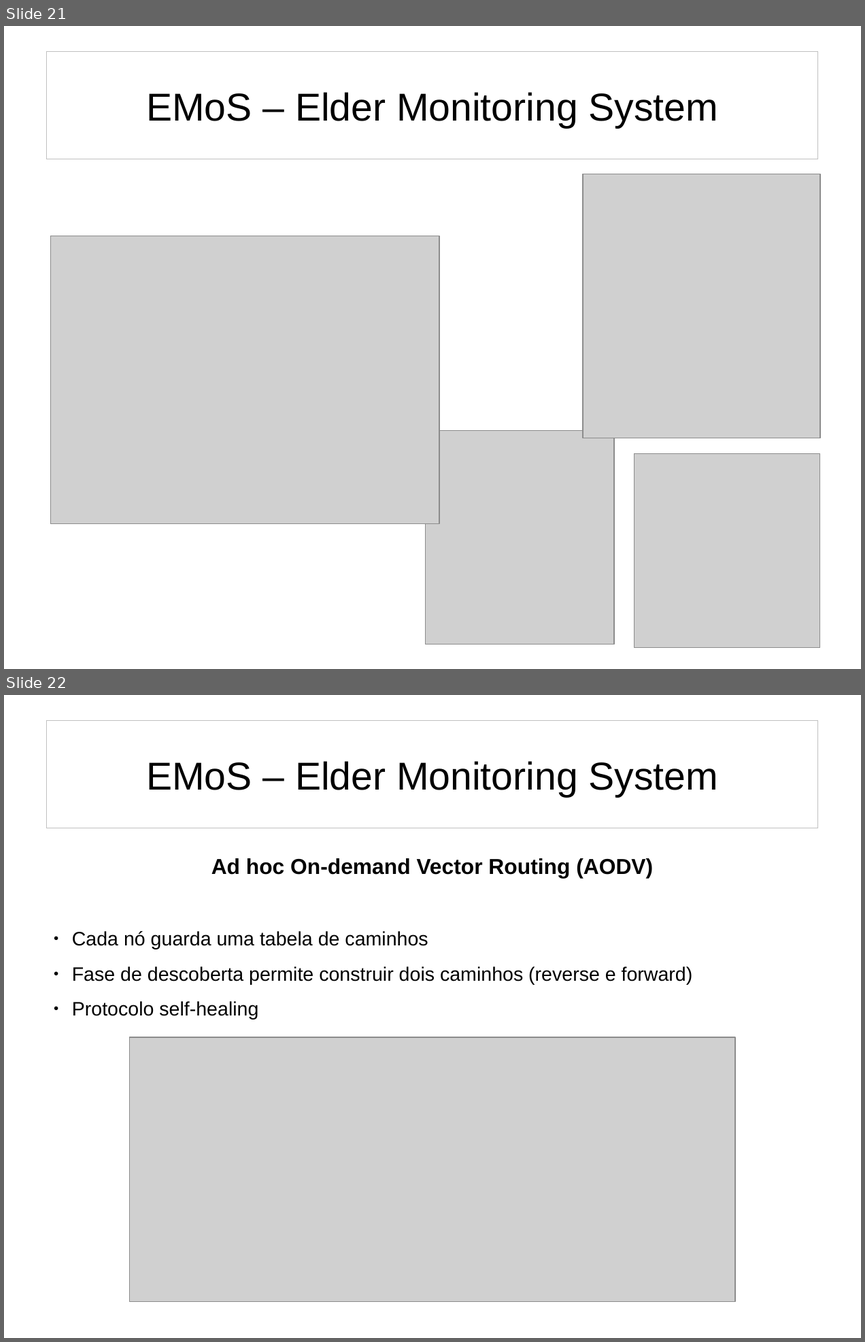
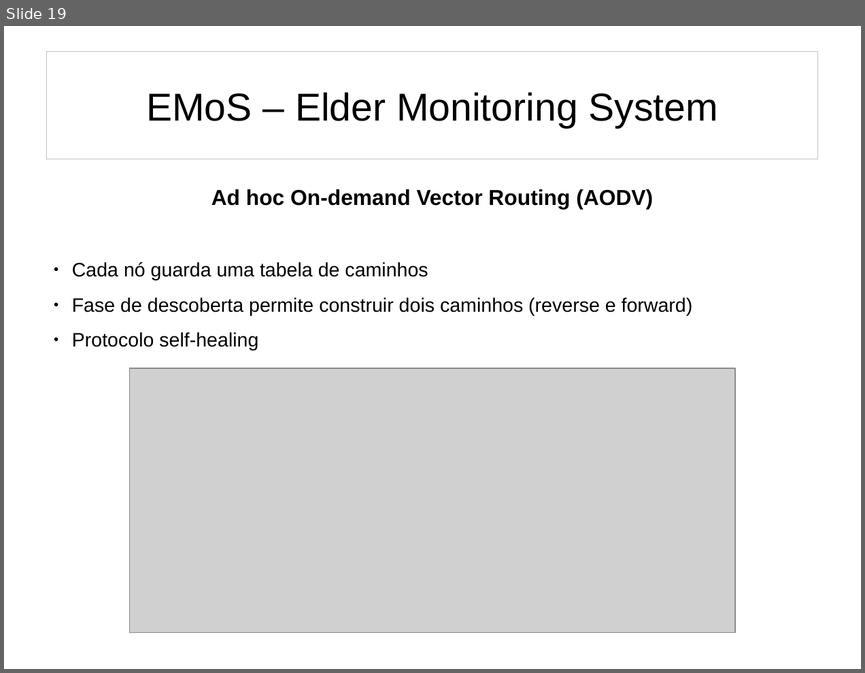
Before and after one commit to mnobrega/Tese, a slide deck: presentation/thesis_presentation.odp. Shown one above the other, each under a label of ours: slides 21 and 22 before the commit, slide 19 after it. The pictures are 865x1342 and 865x673 pixels, drawn with LibreOffice and Linux fonts; fonts in the diff are those of the drawing; grey boxes stand for pictures. Boxes give left, top, right and bottom in pixels: in the first picture for what was removed or moved away, otherwise in the second. Text is boxed around its words. In the diff, an @@ line names an element or a change of style, - is before the commit and + after.

```diff
--- a/presentation/thesis_presentation.odp
+++ b/presentation/thesis_presentation.odp
@@ slide 21 removed at (4,26,861,669), background #FFFFFF @@
@@ title removed at (47,52,818,159) @@
-EMoS – Elder Monitoring System
@@ picture removed at (583,174,821,438) @@
@@ picture removed at (51,236,439,524) @@
@@ picture removed at (426,431,615,644) @@
@@ picture removed at (634,454,819,648) @@
@@ what was slide 22 is now slide 19 @@
```
Also in this commit, not shown: 2 other slides removed.
